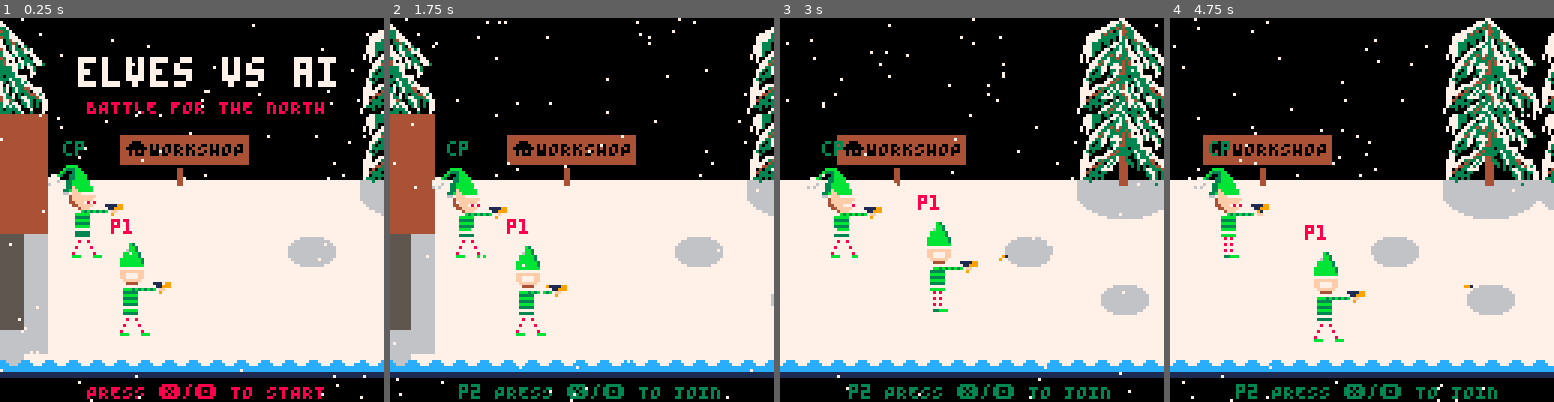
Above: before the commit, frames 1-4 (left to right).
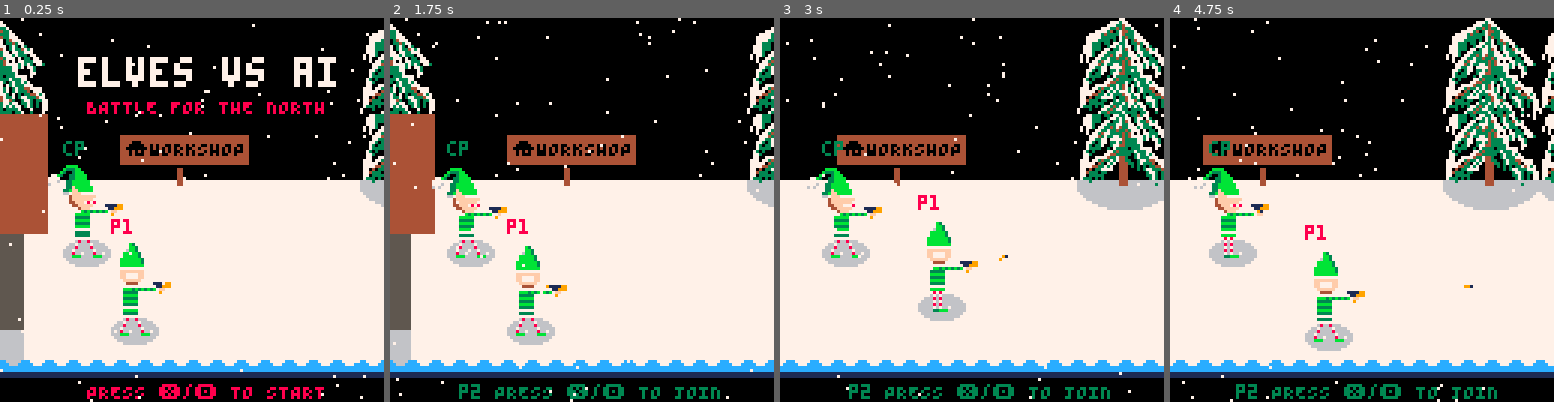
Above: after the commit, the same moments.

Repository: ryangrossGitHub/eva
Game: PICO-8 cartridge eva.p8
The game is run twice, just before and just after one commit, with the same random seed, the same clock (stepped at 60 frames per second) and the same inputs.
Inputs:
- Up to frame 1 (0.25 s): no input
- Up to frame 2 (1.75 s): tap X (X key) at 0.33, 1.07 s; tap O (Z key) at 0.7, 1.7 s; hold Right from 1.6 s (still down)
- Up to frame 3 (3 s): tap X (X key) at 1.85, 2.97 s; release Right at 2.1 s; tap O (Z key) at 2.1, 2.5, 2.9 s; hold Up 2.15-2.42 s; hold Right from 2.47 s (still down)
- Up to frame 4 (4.75 s): release Right at 3.03 s; hold Left 3.08-3.58 s; tap O (Z key) every 0.4 s from 3.3 to 4.5 s; hold Down 3.63-3.97 s; hold Right 4.02-4.68 s; tap X (X key) at 4.08 s; hold Up from 4.73 s (still down)

The runs differ from the first frame. In frame 1, 4.1% of the frame differs, in the area x 6-100%, y 45-88%; in frame 2, 4.1%, in the area x 5-100%, y 45-88%; in frame 3, 3.3%; in frame 4, 3.5%.

Commit message:
Added dynamic shadows to players and enemies.

Diff:
--- a/eva.p8
+++ b/eva.p8
@@ -280,11 +280,11 @@
 d1d1d1d1d1d1f5f5f5f5f5d5f5f5f5f5f5f5f5f6f7f8f9f6f7f8f9f6f7f8f9f5cef5cfcef5cff5f5c0c0c0c0c0c0c0c0c0c0c3c3c3c3c3c3c3c3c3c3c3c3c3c3c3c3c3c3c3c3c3c3c3c3c3c3c3c3c3c3c3c3c3c3c3c3c3c3c3c3c3c3c3c3c3c3c3c3c3c3c3c3c3c3c3c3c3c3c3c3c3c3c3c3c3c3c3c3c3c3c3c3c3c3c3c3c3c3
 d1d1d1d1d1d1c2c2c2c2c2c2c2c2c2c2c2c2c2404142434041424340414243c2c2c2c2c2c2c2c2c2c0c0c0c0c0c0c0c0c0c0c2c3c3c3c3c3c3c3c3c3c3c3c3c3c3c3c3c3c3c3c3c3c3c3c3c3c3744040404040404040404040404040c3c3c3404040c3c3c3c3c3c340404040c3404040404040404040c340404040c3c340c340
 d1d1d1d1d1d1c2c2c2c2c2c2c2c2c2c2c2c2c2505152535051525350515253c2c2c2c2c2c2c2c2c2e2e2e2e2e2e2e2e2e2e2c2c3c3c3c3c3c3c3c3c3c3c3c3c3c3c3c3c3c3c3c3c3c3c3c3c3c3c340404040404040404040404040404040404040c340404040c3c340404040c340404040404040404040404040404040404040
-e2e2e2e2e2c0c2c2c2c2c2c2c2c2c2c24445c2606162636061626360616263c2c2c2c2c2c2c2c2c2e2e2e2e2e2e2e2e2e2e2c2c3c3c3c3c3c3c3c3c3c3c3c3c3c3c3c3c3c3c3c3c3c3c3c3c3c3c340404040404040404040404040404040404040404040c3c3c340404040404040404040404040404040404040404040404040
-e2e2e2e2e2c0c2c2c2c2c2c2c2c2c2c25455c270717273707172737071727373c2c2c2c2c2c2c2c2e2e2e2e2e2e2e2e2e2e2c2c3c3c3c3c3c3c3c3c3c3c3c3c3c3c3c3c3c3c3c3c3c3c3c3c3c3c3404040404040404040404040404040404040404040404040404040404040404040404040404040c340404040404040404040
-e2e2e2e2e2c0c2c2c2c2c2c2c2c2c2c2c2c2c2c24445c2c2c2c2c2c2c2c2c2c2c2c2c2c2c2c2c2c2e2e2e2e2e2e2e2e2e2e2c2c3c3c3c3c3c3c3c3c3c3c3c3c3c3c3c3c3c3c3c3c3c3c3c3c3c3c34040404040404040404040404040404040404040404040404040404040404040404040404040404040404040404040404040
-e2e2e2e2e2c0c2c2c2c2c2c2c2c2c2c2c2c2c2c25455c2c2c2c2c2c2c2c2c2c2c2c2c2c2c2c2c2c2e2e2e2e2e2e2e2e2e2e2c2c3c3c3c3c3c3c3c3c3c3c3c3c3c3c3c3c3c3c3c3c3c3c3c3c3c3c34040404040404040404040404040c34040404040404040404040404040404040404040404040404040404040404040404040
-c0c0c0c0c0c0c2c2c2c2c2c2c2c2c2c2c2c2c2c2c2c2c2c2c2c2c2c2c2c2c2c2c2c2c2c2c2c2c2c2c0c0c0c0c0c0c0c0c0c0c0c3c3c3c3c3c3c3c3c3c3c3c3c3c3c3c3c3c3c3c3c3c3c3c3c3c3c34040404040404040404040404040404040404040404040404040404040404040404040404040404040404040404040404040
+e2e2e2e2e2c2c2c2c2c2c2c2c2c2c2c2c2c2c2c2c2c2c2c2c2c2c2c2c2c2c2c2c2c2c2c2c2c2c2c2e2e2e2e2e2e2e2e2e2e2c2c3c3c3c3c3c3c3c3c3c3c3c3c3c3c3c3c3c3c3c3c3c3c3c3c3c3c340404040404040404040404040404040404040404040c3c3c340404040404040404040404040404040404040404040404040
+e2e2e2e2e2c2c2c2c2c2c2c2c2c2c2c2c2c2c2c2c2c2c2c2c2c2c2c2c2c2c2c2c2c2c2c2c2c2c2c2e2e2e2e2e2e2e2e2e2e2c2c3c3c3c3c3c3c3c3c3c3c3c3c3c3c3c3c3c3c3c3c3c3c3c3c3c3c3404040404040404040404040404040404040404040404040404040404040404040404040404040c340404040404040404040
+e2e2e2e2e2c2c2c2c2c2c2c2c2c2c2c2c2c2c2c2c2c2c2c2c2c2c2c2c2c2c2c2c2c2c2c2c2c2c2c2e2e2e2e2e2e2e2e2e2e2c2c3c3c3c3c3c3c3c3c3c3c3c3c3c3c3c3c3c3c3c3c3c3c3c3c3c3c34040404040404040404040404040404040404040404040404040404040404040404040404040404040404040404040404040
+e2e2e2e2e2c2c2c2c2c2c2c2c2c2c2c2c2c2c2c2c2c2c2c2c2c2c2c2c2c2c2c2c2c2c2c2c2c2c2c2e2e2e2e2e2e2e2e2e2e2c2c3c3c3c3c3c3c3c3c3c3c3c3c3c3c3c3c3c3c3c3c3c3c3c3c3c3c34040404040404040404040404040c34040404040404040404040404040404040404040404040404040404040404040404040
+c0c0c0c0c0c2c2c2c2c2c2c2c2c2c2c2c2c2c2c2c2c2c2c2c2c2c2c2c2c2c2c2c2c2c2c2c2c2c2c2c0c0c0c0c0c0c0c0c0c0c0c3c3c3c3c3c3c3c3c3c3c3c3c3c3c3c3c3c3c3c3c3c3c3c3c3c3c34040404040404040404040404040404040404040404040404040404040404040404040404040404040404040404040404040
 c4c4c4c4c4c5c5c5c5c5c5c5c5c5c5c5c5c5c5c5c5c5c5c5c5c5c5c5c5c5c5c5c5c5c5c5c5c5c5c5c4c4c4c4c4c4c4c4c4c4c4c3c3c3c3c3c3c3c3c3c3c3c3c3c3c3c3c3c3c3c3c3c3c3c3c3c3c34040404040404040404040404040404040404040404040404040404040404040404040404040404040404040404040404040
 c3c3c3c3c3c3c3c3c3c3c3c3c3c3c3c3c3c3c3c3c3c3c3c3c3c3c3c3c3c3c3c3c3c3c3c3c3c3c3c300000000000000000000c3c3c3c3c3c3c3c3c3c3c3c3c3c3c3c3c3c34040404040404040404040404040404040404040404040404040404040404040404040404040404040404040404040404040404040404040fcc3c3c3
 000000000000c3c3c300000000000000c3000000000000000000000000000000000000000000000000000000000000000000000000000000000000000000000000000000000000000000000000000000000000000000000000000000000000000000000000000000000000000000000000000000000000000000000000000000
--- a/src/enemies.lua
+++ b/src/enemies.lua
@@ -7,14 +7,14 @@
 enemy_head_sprite_list = {132, 133, 148, 149, 164, 165, 180, 181}
 enemy_dead_frame = 60 -- how long before removing from table to avoid out of mem error
 
-function spawn_enemy(speed)
+function spawn_enemy(speed, y)
 	enemy = {
 		sprite_number = 144,
 		sprite_number_face = 132, --rnd(enemy_head_sprite_list),
 		speed = speed, -- movement speed
 		rotate_sprite = false,
 		x = 38 * 8,
-		y = rnd(40) + 48,
+		y = y,
 		w = 8,
 		h = 32,
 		death_animation_frame_delay = 4,
@@ -159,3 +159,11 @@
 		end
 	end
 end
+
+function draw_enemy_shadows()
+	for e in all(enemies) do
+		if not e.dead then
+			spr(68, e.x + 4, e.y + 16, 2, 2, false, false)
+		end
+	end
+end
--- a/src/main.lua
+++ b/src/main.lua
@@ -29,7 +29,11 @@
 			enemy_spawn_delay_count += 1
 
 			if e_spawn and enemy_spawn_delay_count >= stages[stage].enemy_spawn_delay then
-				spawn_enemy(stages[stage].enemy_speed)
+				-- spawn in rows
+				spawn_enemy(stages[stage].enemy_speed, 40)
+				spawn_enemy(stages[stage].enemy_speed, 55)
+				spawn_enemy(stages[stage].enemy_speed, 70)
+				spawn_enemy(stages[stage].enemy_speed, 85)
 				enemy_spawn_delay_count = 0
 				enemey_spawn_stage_count += 1
 			end
@@ -50,7 +54,7 @@
 		update_p2()
 	end
 
-	check_weapon_found()
+	-- check_weapon_found()
 	update_enemies()
 	update_darts(enemies)
 	update_player_anims(p1)
@@ -92,7 +96,10 @@
 		camera_x -= 1
 	end
 
-	draw_weapons()
+	-- draw_weapons()
+	draw_player_shadow(p1)
+	draw_player_shadow(p2)
+	draw_enemy_shadows()
 
 	draw_darts()
 
--- a/src/players.lua
+++ b/src/players.lua
@@ -411,3 +411,11 @@
 	end
 
 end
+
+function draw_player_shadow(p)
+	if p.flip_sprite then
+		spr(68, p.x + 3, p.y + 24, 2, 2, false, false)
+	else
+		spr(68, p.x - 3, p.y + 24, 2, 2, false, false)
+	end
+end
--- a/src/stages.lua
+++ b/src/stages.lua
@@ -16,7 +16,7 @@
   {
     enemy_spawn_count = 999, -- unlimited
     enemy_speed = 0.4,
-    enemy_spawn_delay = 30,
+    enemy_spawn_delay = 100,
     enemy_spawn_initial_delay = 0,
     enemy_spawn_initial_delay_count = 0,
     music_track = 0,
Not shown, changed: 32 lines of the sprite sheet (__gfx__) section of eva.p8
